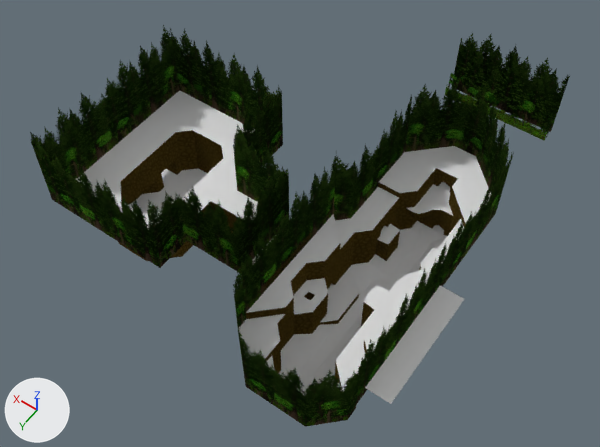
The Blender file Blends/level-6.blend, before and after one commit.
One viewpoint serves both versions: a 50 mm camera at (-56.9, 151.2, 183.7) aimed at (25.3, 36.0, 2.7). Lighting does not change. The marker at lower left points along +X, +Y and +Z. The first picture is the older version.

In view in the first picture: 'level-6', 'level-6-tree-wall'.
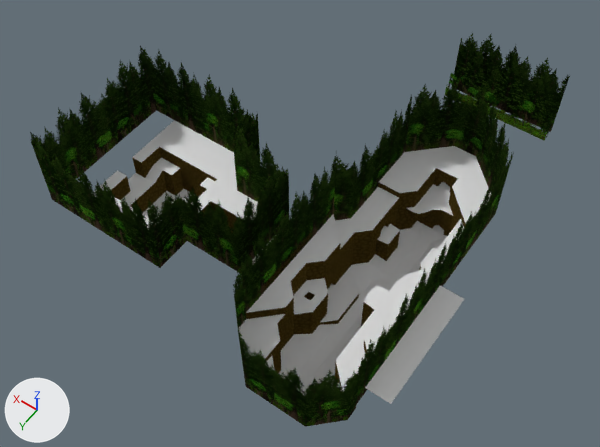
Commit message: working on level 6 and starting wall platform

Boxes (x1, y1, x2, y2) around the edits, measured in the pictures (600 x 447 px; the box of a moved part takes in the faces that stretch with it):
'level-6-tree-wall', reshaped: before (30, 25, 570, 427); after (30, 33, 570, 427)
'level-6', reshaped (9% shorter): before (76, 91, 491, 404); after (91, 120, 491, 404)
part 1 of me_level_6, moved or reshaped: before (76, 91, 245, 261); after (100, 125, 230, 228)
part 2 of me_level_6, surface changed: before (94, 120, 234, 201); after (94, 120, 234, 210)
part 3 of me_level_6_tree_wall, moved or reshaped: before (30, 25, 283, 180); after (30, 45, 261, 180)

Diff of the bpy script that builds the scene:
```diff
--- a/Blends/level-6.blend.py
+++ b/Blends/level-6.blend.py
@@ me_level_6 @@
 # used by ob_level_6; location = (0.0, 0.0, 0.0)
-me_level_6.from_pydata(...)  # 1392 vertices, 1370 faces; spans x -24.5..80.5, y -10.5..84.0, z -12.0..11.0
+me_level_6.from_pydata(...)  # 1263 vertices, 1253 faces; spans x -24.5..73.5, y -10.5..84.0, z -12.0..11.0
+# me_level_6 part 1: 8 vertices moved from x 49.0..70.0, y 42.0..66.5, z -3.3..7.0 to x 52.5..70.0, y 42.0..63.0, z -2.5..11.0; 266 vertices removed from x 42.0..80.5, y 21.0..73.5, z -5.5..11.0; 137 vertices added at x 49.0..73.5, y 35.0..63.0, z -3.5..11.0
+# me_level_6 part 2: 1063 kept faces spanning x -24.5..73.5, y -10.5..84.0, z -12.0..11.0 get new texture (UV) coordinates
 me_level_6.materials.append(mat_terrain)
@@ me_level_6_tree_wall @@
 me_level_6_tree_wall.from_pydata(...)  # 62 vertices, 23 faces; spans x -17.5..80.5, y -39.1..84.0, z 0.0..37.0
 # used by ob_level_6_tree_wall; location = (0.0, 0.0, 0.0)
 # before: 58 (42.0, 21.0, 11.0) at pixel (283, 144), 59 (42.0, 21.0, 37.0), 60 (80.5, 21.0, 11.0) at pixel (179, 90), 61 (80.5, 21.0, 37.0)
+# me_level_6_tree_wall part 3
+for i in [*range(58, 62)]: me_level_6_tree_wall.vertices[i].co += Vector((0.0, 10.5, 0.0))
 me_level_6_tree_wall.materials.append(mat_tree_wall)
```
